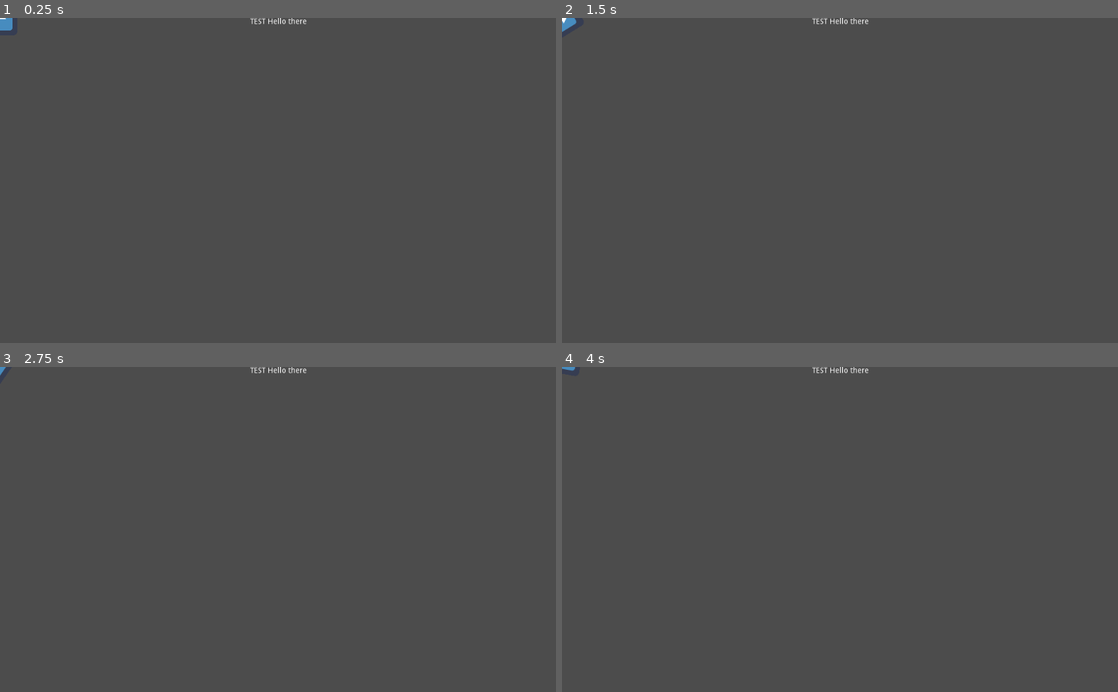
Above: before the commit, frames 1-4 (two rows, left to right).
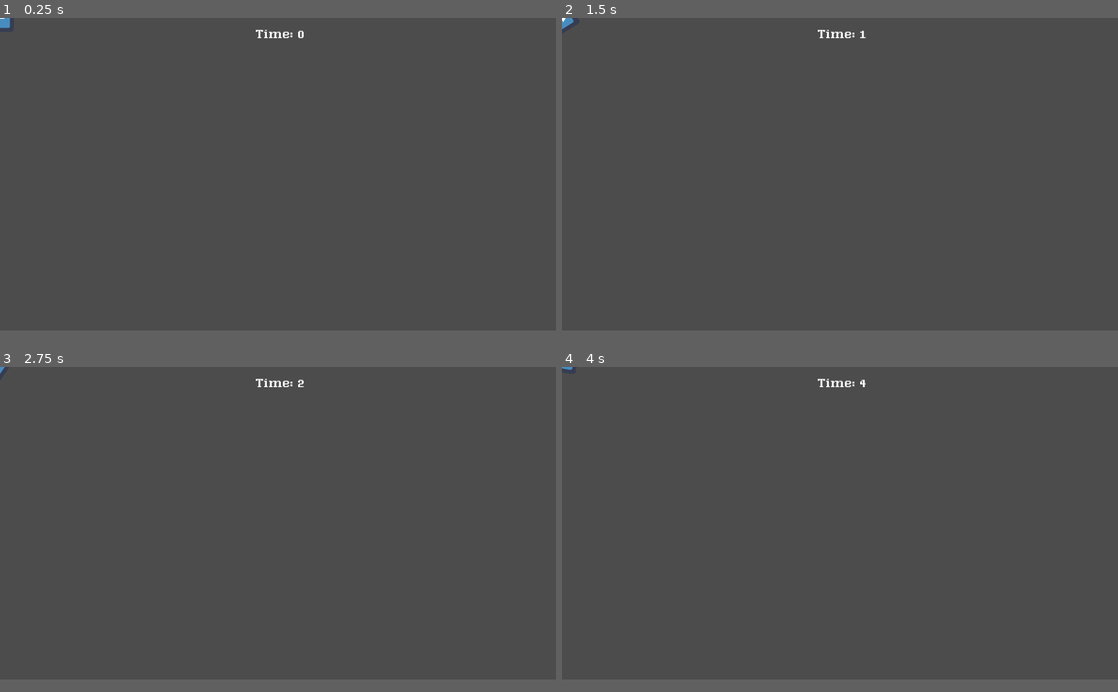
Above: after the commit, the same moments.

Repository: EmilBert/Harvest
Game: Godot game, scene res://World.tscn
The game is run twice, just before and just after one commit, with the same random seed, the same clock (stepped at 60 frames per second) and the same inputs. The engine's default icon, where the game draws it, is replaced by a stand-in: a white triangle on a blue panel in a dark square.
Inputs:
- Up to frame 1 (0.25 s): no input
- Up to frame 2 (1.5 s): tap Enter at 0.5 s; hold Right (ui_right) 0.53-1.28 s; tap Space at 1.25 s; hold Down (ui_down) from 1.28 s (still down)
- Up to frame 3 (2.75 s): release Down (ui_down) at 2.03 s; hold Right (ui_right) from 2.03 s (still down)
- Up to frame 4 (4 s): tap Enter at 2.75 s; release Right (ui_right) at 2.78 s; hold Up (ui_up) 2.78-3.53 s; tap Space at 3.5 s; hold Left (ui_left) from 3.53 s (still down)
In our replay, the window is 800x468 before the commit and 800x450 after it. These sizes can differ from the game's own. Grey fills any space a smaller window leaves; there, only what the larger window draws over its background counts as a difference.

The runs differ from the first frame. In frame 1, 0.2% of the frame differs, in the area x 0-56%, y 0-7%; in frame 2, 0.2%; in frame 3, 0.2%; in frame 4, 0.2%.

Commit message:
Timer counting up

Diff:
--- a/Clock.gd
+++ b/Clock.gd
@@ -1,5 +1,19 @@
 extends Node2D
+
+var displayValue = 0
+onready var timer: Timer = get_node("Timer")
 
 
 func _ready() -> void:
-	$Control/RichTextLabel.bbcode_text += "Hello there"
+	timer.set_wait_time(1)
+	timer.start()
+	_updateTimer()
+
+
+func _on_Timer_timeout():
+	displayValue += 1
+	_updateTimer()
+
+
+func _updateTimer():
+	$Control/RichTextLabel.bbcode_text = "[center] Time: " + str(displayValue)
--- a/Timer.tscn
+++ b/Timer.tscn
@@ -1,21 +1,30 @@
-[gd_scene load_steps=2 format=2]
+[gd_scene load_steps=4 format=2]
 
 [ext_resource path="res://Clock.gd" type="Script" id=1]
+[ext_resource path="res://RulerGold.ttf" type="DynamicFontData" id=2]
+
+[sub_resource type="DynamicFont" id=1]
+size = 35
+font_data = ExtResource( 2 )
 
 [node name="Timer" type="Node2D"]
 script = ExtResource( 1 )
 
 [node name="Control" type="Control" parent="."]
-margin_right = 40.0
+anchor_right = 1.0
 margin_bottom = 40.0
 
 [node name="RichTextLabel" type="RichTextLabel" parent="Control"]
-margin_right = 1023.0
-margin_bottom = 30.0
+margin_top = 20.0
+margin_right = 1280.0
+margin_bottom = 40.0
+custom_fonts/normal_font = SubResource( 1 )
 bbcode_enabled = true
 bbcode_text = "[center] TEST "
 text = " TEST "
 fit_content_height = true
 scroll_active = false
 
-[node name="Timer" type="Timer" parent="Control"]
+[node name="Timer" type="Timer" parent="."]
+
+[connection signal="timeout" from="Timer" to="." method="_on_Timer_timeout"]
--- a/World.tscn
+++ b/World.tscn
@@ -8,6 +8,6 @@
 [node name="TileMap" type="TileMap" parent="."]
 format = 1
 
+[node name="Timer" parent="." instance=ExtResource( 2 )]
+
 [node name="Tractor" parent="." instance=ExtResource( 1 )]
-
-[node name="Timer" parent="." instance=ExtResource( 2 )]
--- a/project.godot
+++ b/project.godot
@@ -14,6 +14,13 @@
 run/main_scene="res://World.tscn"
 config/icon="res://icon.png"
 
+[display]
+
+window/size/width=1280
+window/size/height=720
+window/stretch/mode="2d"
+window/stretch/aspect="keep"
+
 [physics]
 
 common/enable_pause_aware_picking=true
Renamed: hf-gold-complete/ruler-gold-v1/RulerGold.ttf -> RulerGold.ttf
